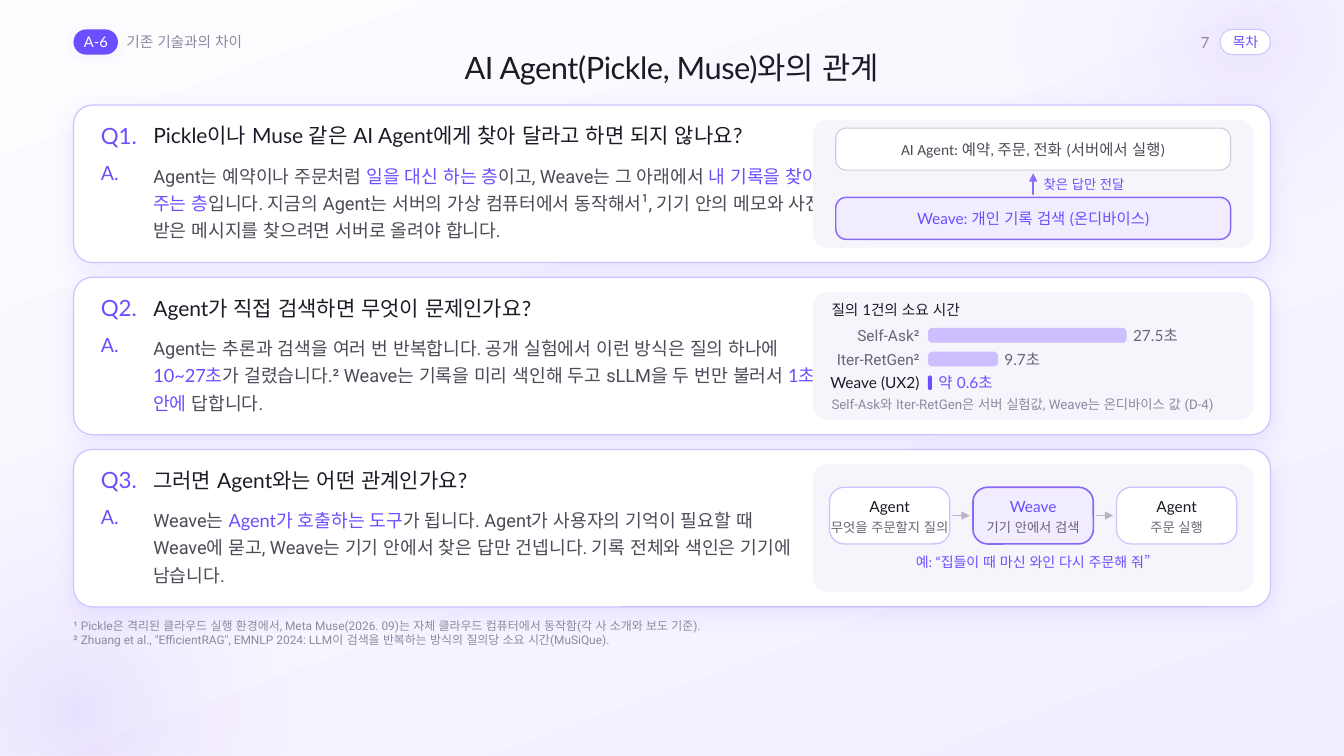
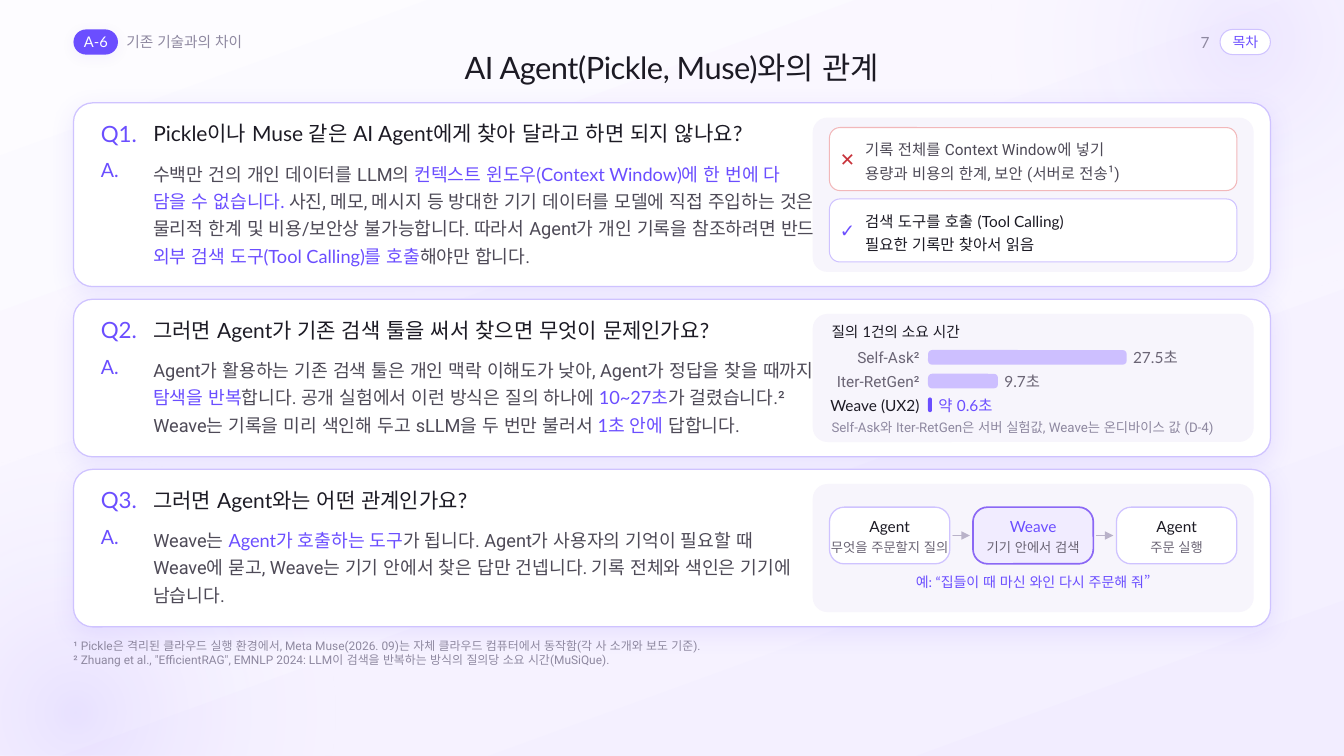
Before and after one commit to gnueaj/t3, a slide deck: slide 7 of weave/결선준비/통합본_Claude/Weave_Appendix_Claude.pptx. Drawn at 1344x756 pixels with LibreOffice and Linux fonts; fonts in the diff are those of the drawing. Boxes give left, top, right and bottom in pixels: in the first picture for what was removed or moved away, otherwise in the second. Text is boxed around its words. In the diff, an @@ line names an element or a change of style, - is before the commit and + after.

```diff
--- a/weave/결선준비/통합본_Claude/Weave_Appendix_Claude.pptx
+++ b/weave/결선준비/통합본_Claude/Weave_Appendix_Claude.pptx
@@ rounded rectangle: place and size @@
-rounded rectangle at (74, 105, 1271, 262)
+rounded rectangle at (74, 103, 1271, 286)
@@ rounded rectangle at (74, 103, 1271, 286): proportions changed @@
@@ rounded rectangle at (813, 118, 1254, 272): proportions changed @@
@@ rounded rectangle: place and size @@
-rounded rectangle at (813, 120, 1254, 248)
+rounded rectangle at (813, 118, 1254, 272)
@@ rounded rectangle: place and size @@
-rounded rectangle at (836, 128, 1231, 170)
+rounded rectangle at (830, 128, 1237, 191)
@@ rounded rectangle at (830, 128, 1237, 191): outline #CFC9DB 0.75 pt to #F2B8BA 0.75 pt; proportions changed @@
@@ text added at (840, 128, 863, 191), 13 pt, text #C8323A @@
+✕
@@ text added at (865, 142, 1119, 183), 11 pt, text #4E4A57 @@
+기록 전체를 Context Window에 넣기
+용량과 비용의 한계, 보안 (서버로 전송¹)
@@ text removed at (901, 142, 1165, 158) @@
-AI Agent: 예약, 주문, 전화 (서버에서 실행)
@@ text at (153, 166, 781, 267): text changed @@
-Agent는 예약이나 주문처럼 일을 대신 하는 층이고, Weave는 그 아래에서 내 기록을 찾아
-주는 층입니다. 지금의 Agent는 서버의 가상 컴퓨터에서 동작해서¹, 기기 안의 메모와 사진,
-받은 메시지를 찾으려면 서버로 올려야 합니다.
+수백만 건의 개인 데이터를 LLM의 컨텍스트 윈도우(Context Window)에 한 번에 다
+담을 수 없습니다. 사진, 메모, 메시지 등 방대한 기기 데이터를 모델에 직접 주입하는 것은
+물리적 한계 및 비용/보안상 불가능합니다. 따라서 Agent가 개인 기록을 참조하려면 반드시
+외부 검색 도구(Tool Calling)를 호출해야만 합니다.
@@ freeform shape removed at (1033, 173, 1034, 195) @@
@@ text removed at (1044, 178, 1124, 190) @@
-찾은 답만 전달
@@ rounded rectangle: place and size @@
-rounded rectangle at (836, 198, 1231, 240)
+rounded rectangle at (830, 199, 1237, 261)
@@ rounded rectangle at (830, 199, 1237, 261): fill #F1ECFF to #FFFFFF; outline #8B68F5 1.05 pt to #CFC3FF 0.75 pt; proportions changed @@
@@ text added at (840, 199, 863, 261), 13 pt, text #6B4EFF @@
+✓
@@ text "검색 도구를 호출 (Tool Calling)" at (865, 214, 1064, 252): vertical alignment middle to top @@
@@ text at (865, 214, 1064, 252): text changed; text colour #6B4EFF to #1C1A24 @@
-Weave: 개인 기록 검색 (온디바이스)
+검색 도구를 호출 (Tool Calling)
+필요한 기록만 찾아서 읽음
@@ text "Q2.": place and size @@
-text "Q2." at (101, 300, 137, 320)
+text "Q2." at (101, 322, 137, 342)
@@ text at (153, 320, 709, 342): text changed @@
-Agent가 직접 검색하면 무엇이 문제인가요?
+그러면 Agent가 기존 검색 툴을 써서 찾으면 무엇이 문제인가요?
@@ text "질의 1건의 소요 시간": place and size @@
-text "질의 1건의 소요 시간" at (832, 303, 960, 316)
+text "질의 1건의 소요 시간" at (832, 325, 960, 338)
@@ text at (153, 362, 813, 434): text changed @@
-Agent는 추론과 검색을 여러 번 반복합니다. 공개 실험에서 이런 방식은 질의 하나에
-10~27초가 걸렸습니다.² Weave는 기록을 미리 색인해 두고 sLLM을 두 번만 불러서 1초
-안에 답합니다.
+Agent가 활용하는 기존 검색 툴은 개인 맥락 이해도가 낮아, Agent가 정답을 찾을 때까지
+탐색을 반복합니다. 공개 실험에서 이런 방식은 질의 하나에 10~27초가 걸렸습니다.²
+Weave는 기록을 미리 색인해 두고 sLLM을 두 번만 불러서 1초 안에 답합니다.
@@ 20 texts, 10 rounded rectangles, 2 freeform shapes: place and size @@
-20 texts, 10 rounded rectangles, 2 freeform shapes at (73, 277, 1271, 647)
+20 texts, 10 rounded rectangles, 2 freeform shapes at (73, 299, 1271, 667)
```
Also in this commit, not shown: 4 other slides changed, 11 other files.
